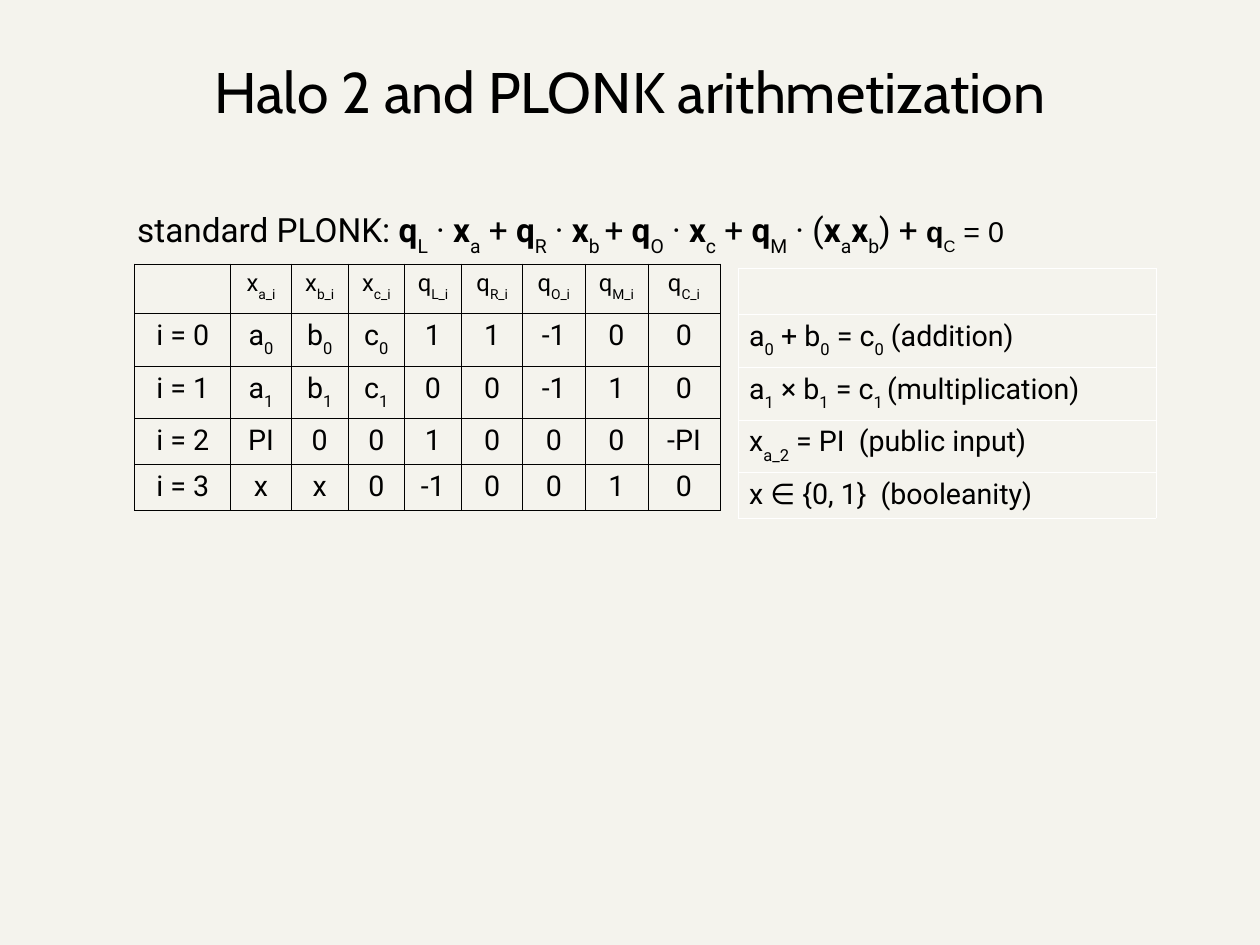
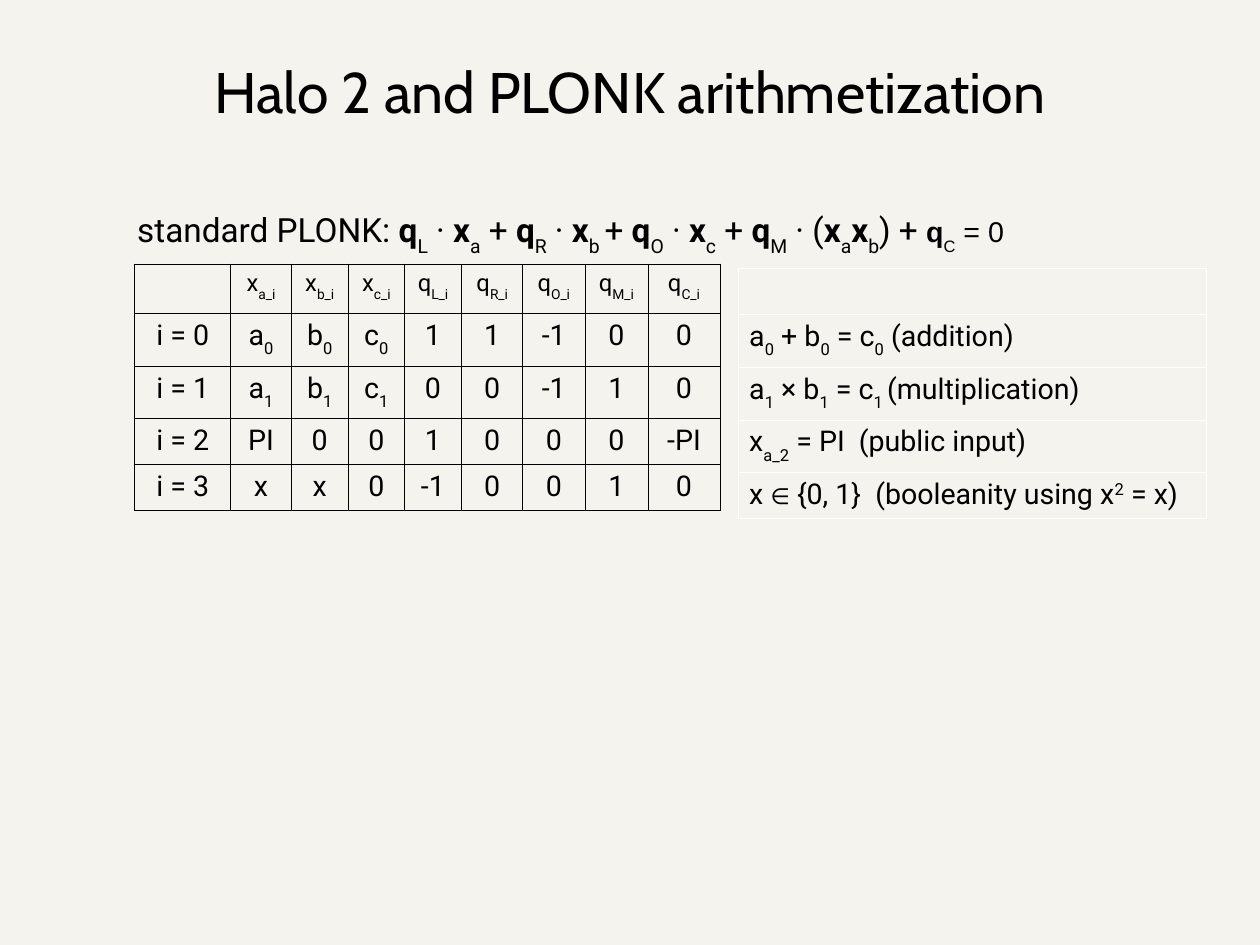
Before and after one commit to daira/halographs, a slide deck: slide 7 of deepdive.odp. Drawn at 1260x945 pixels with LibreOffice and Linux fonts; fonts in the diff are those of the drawing. Boxes give left, top, right and bottom in pixels: in the first picture for what was removed or moved away, otherwise in the second. Text is boxed around its words. In the diff, an @@ line names an element or a change of style, - is before the commit and + after.

```diff
--- a/deepdive.odp
+++ b/deepdive.odp
@@ table at (x1=739, y1=269, x2=1206, y2=515) @@
-row 5, column 1: x ∈ {0, 1} (booleanity)
+row 5, column 1: x ∈ {0, 1} (booleanity using x2 = x)
@@ table resized from (x1=739, y1=269, x2=1157, y2=515) to (x1=739, y1=269, x2=1206, y2=515) @@
```
Also in this commit, not shown: 13 other slides changed, 10 slides added, 1 other file.
